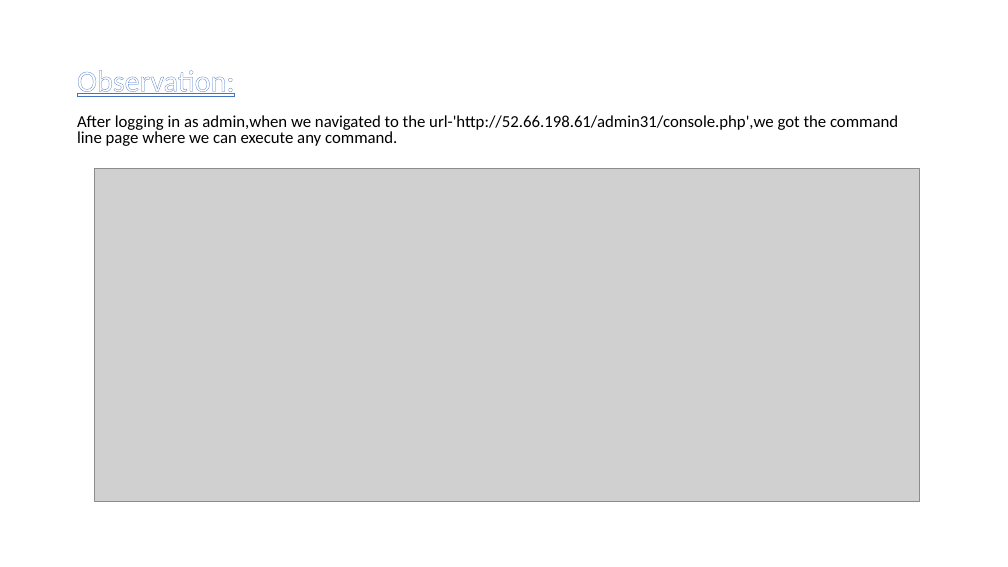
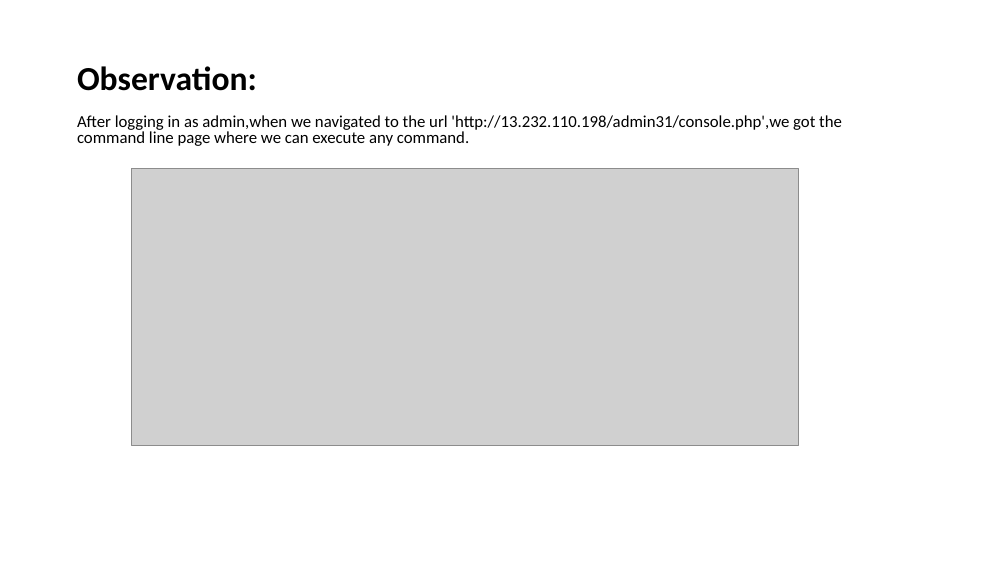
Before and after one commit to RocktimRajkumar/CEH-hack-a-thon, a slide deck: slide 33 of reports/Lifestyle Store/LifeStyle Store Application Reports.pptx (slide 39 before the commit). Drawn at 1008x567 pixels with LibreOffice and Linux fonts; fonts in the diff are those of the drawing; grey boxes stand for pictures. Boxes give left, top, right and bottom in pixels: in the first picture for what was removed or moved away, otherwise in the second. Text is boxed around its words. In the diff, an @@ line names an element or a change of style, - is before the commit and + after.

Commit message:
reports: Command Execution Vulnerabilities ppt done

```diff
--- a/reports/Lifestyle Store/LifeStyle Store Application Reports.pptx
+++ b/reports/Lifestyle Store/LifeStyle Store Application Reports.pptx
@@ title "Observation:" at <box>77,66,257,91</box>: size 28.8 to 32 pt, text colour #FFFFFF to #000000, letter outline #4472C4 0.8 pt to none, bold on, underline off @@
@@ text at <box>77,115,842,146</box>: text changed @@
-After logging in as admin,when we navigated to the url-'http://52.66.198.61/admin31/console.php',we got the command line page where we can execute any command.
+After logging in as admin,when we navigated to the url 'http://13.232.110.198/admin31/console.php',we got the command line page where we can execute any command.
@@ picture: place and size @@
-picture at <box>95,169,920,501</box>
+picture at <box>132,169,799,445</box>
```
Also in this commit, not shown: 5 other slides changed, 1 slide removed.
